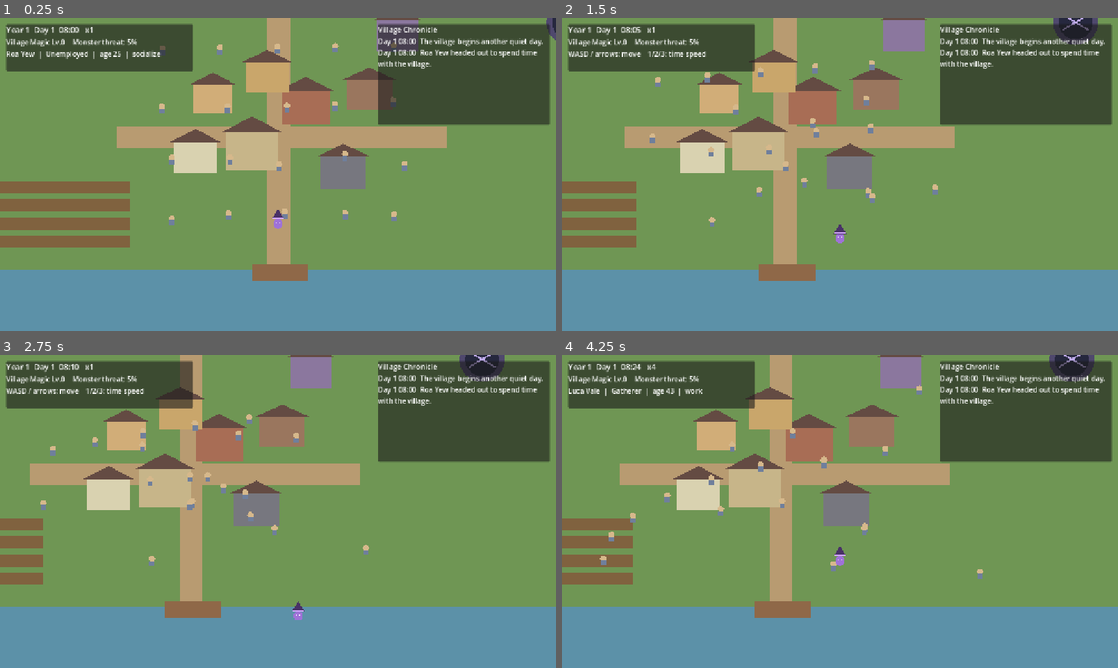
Above: before the commit, frames 1-4 (two rows, left to right).
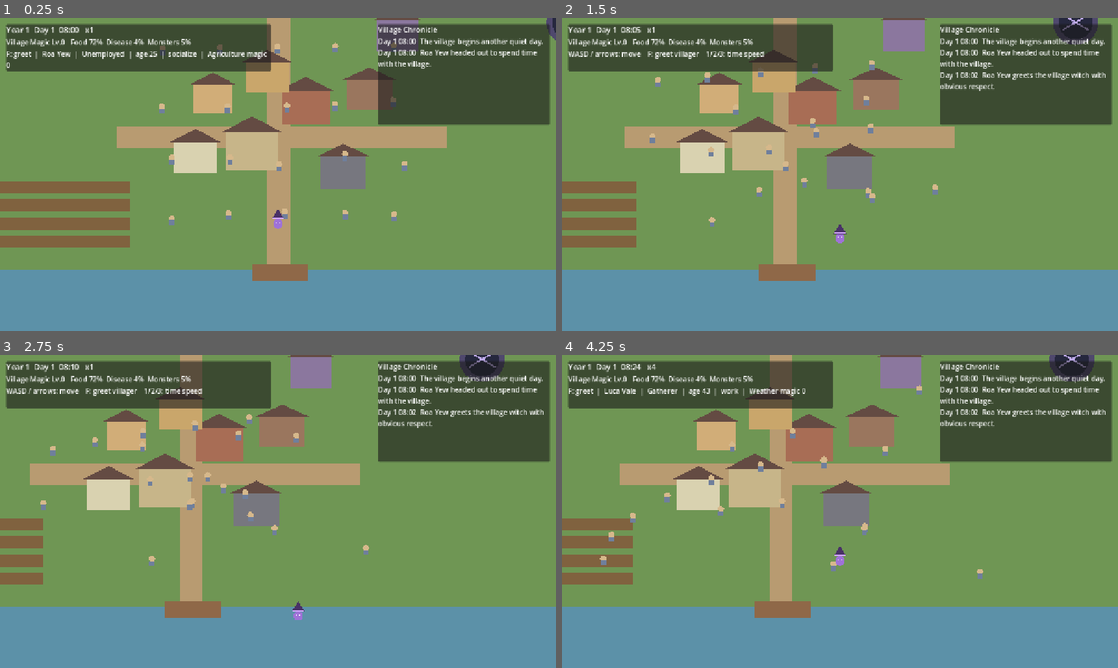
Above: after the commit, the same moments.

Repository: kei060538-commits/VillageGame
Game: Godot game, scene res://scenes/main.tscn
Two runs of this game, one before a commit and one after it. Both use one fixed random seed, a clock stepped at 60 frames per second and the inputs below.
Inputs:
- Up to frame 1 (0.25 s): no input
- Up to frame 2 (1.5 s): tap Enter at 0.5 s; hold Right (ui_right) 0.53-1.28 s; tap F at 0.6, 1.35 s; hold Down (ui_down) from 1.28 s (still down)
- Up to frame 3 (2.75 s): release Down (ui_down) at 2.03 s; hold Right (ui_right) from 2.03 s (still down); tap E at 2.1 s; tap F at 2.3 s
- Up to frame 4 (4.25 s): release Right (ui_right) at 2.78 s; hold Up (ui_up) 2.78-3.53 s; tap 1 at 2.85 s; tap F at 3.05, 3.8 s; hold Left (ui_left) from 3.53 s (still down); tap 2 at 3.6 s

The runs differ from the first frame. In frame 1, 2.8% of the frame differs, in the area x 1-49%, y 1-18%; in frame 2, 3.1%; in frame 3, 3.1%; in frame 4, 3.2%, in the area x 1-98%, y 1-24%.

Commit message:
Expose village pressures and player-villager interaction

Diff:
--- a/scripts/main.gd
+++ b/scripts/main.gd
@@ -43,26 +43,30 @@
         return
 
     clock_label.text = clock.format_time() + "   x%.0f" % clock.time_scale
-    status_label.text = "Village Magic Lv.%d    Monster threat: %d%%" % [
+    status_label.text = "Village Magic Lv.%d   %s" % [
         village.magic_level,
-        int(village.monster_threat),
+        village.get_status_summary(),
     ]
 
-    var tower_distance := player.position.distance_to(VillageSimulation.TOWER_POSITION)
+    var tower_distance: float = player.position.distance_to(VillageSimulation.TOWER_POSITION)
     if tower_distance < 92.0:
         hint_label.text = "E: enter the research tower"
         return
 
-    var nearest := _nearest_villager(72.0)
+    var nearest: Villager = _nearest_villager(72.0)
     if nearest != null:
-        hint_label.text = "%s  |  %s  |  age %d  |  %s" % [
+        var preferred_magic: String = nearest.get_preferred_magic_field()
+        var magic_skill: int = nearest.get_work_magic_level()
+        hint_label.text = "F: greet  |  %s  |  %s  |  age %d  |  %s  |  %s magic %d" % [
             nearest.display_name,
             nearest.occupation,
             nearest.age,
             nearest.current_action,
+            preferred_magic,
+            magic_skill,
         ]
     else:
-        hint_label.text = "WASD / arrows: move    1/2/3: time speed"
+        hint_label.text = "WASD / arrows: move    F: greet villager    1/2/3: time speed"
 
 func _unhandled_input(event: InputEvent) -> void:
     if not (event is InputEventKey and event.pressed and not event.echo):
@@ -71,6 +75,11 @@
     if event.keycode == KEY_E and player.position.distance_to(VillageSimulation.TOWER_POSITION) < 92.0:
         research_panel.toggle()
         get_viewport().set_input_as_handled()
+    elif event.keycode == KEY_F:
+        var nearest: Villager = _nearest_villager(72.0)
+        if nearest != null:
+            village.interact_with_witch(nearest)
+            get_viewport().set_input_as_handled()
     elif event.keycode == KEY_1:
         clock.set_speed(1.0)
     elif event.keycode == KEY_2:
@@ -84,7 +93,7 @@
 
     var info_panel := PanelContainer.new()
     info_panel.position = Vector2(14, 14)
-    info_panel.size = Vector2(430, 108)
+    info_panel.size = Vector2(610, 108)
     canvas.add_child(info_panel)
 
     var info_box := VBoxContainer.new()
@@ -99,6 +108,7 @@
 
     hint_label = Label.new()
     hint_label.text = "WASD / arrows: move"
+    hint_label.autowrap_mode = TextServer.AUTOWRAP_WORD_SMART
     info_box.add_child(hint_label)
 
     var history_panel := PanelContainer.new()
@@ -128,7 +138,7 @@
 
 func _on_research_completed(level: int, field_name: String) -> void:
     village.apply_magic_research(level, field_name)
-    var years_spent := 12
+    var years_spent: int = clampi(8 + level * 2, 10, 30)
     clock.fast_forward_years(years_spent)
     event_log.add_event(
         "The immortal witch returned from the tower after %d years of research." % years_spent,
@@ -150,7 +160,7 @@
     for villager in village.villagers:
         if not is_instance_valid(villager):
             continue
-        var distance := player.position.distance_to(villager.position)
+        var distance: float = player.position.distance_to(villager.position)
         if distance < nearest_distance:
             nearest = villager
             nearest_distance = distance
